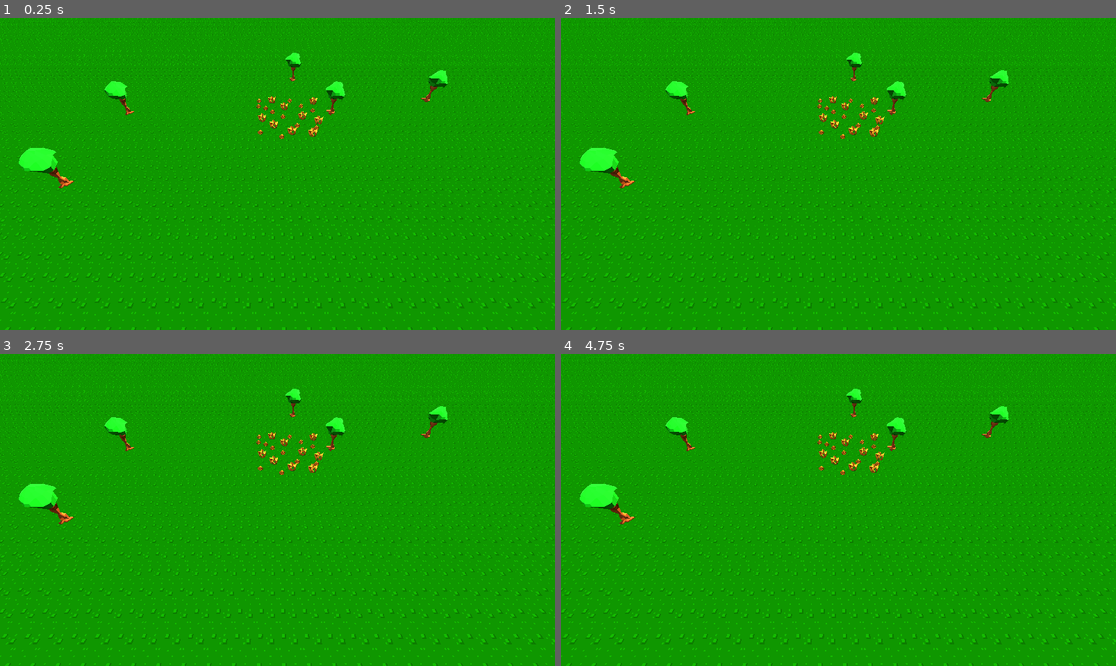
Above: before the commit, frames 1-4 (two rows, left to right).
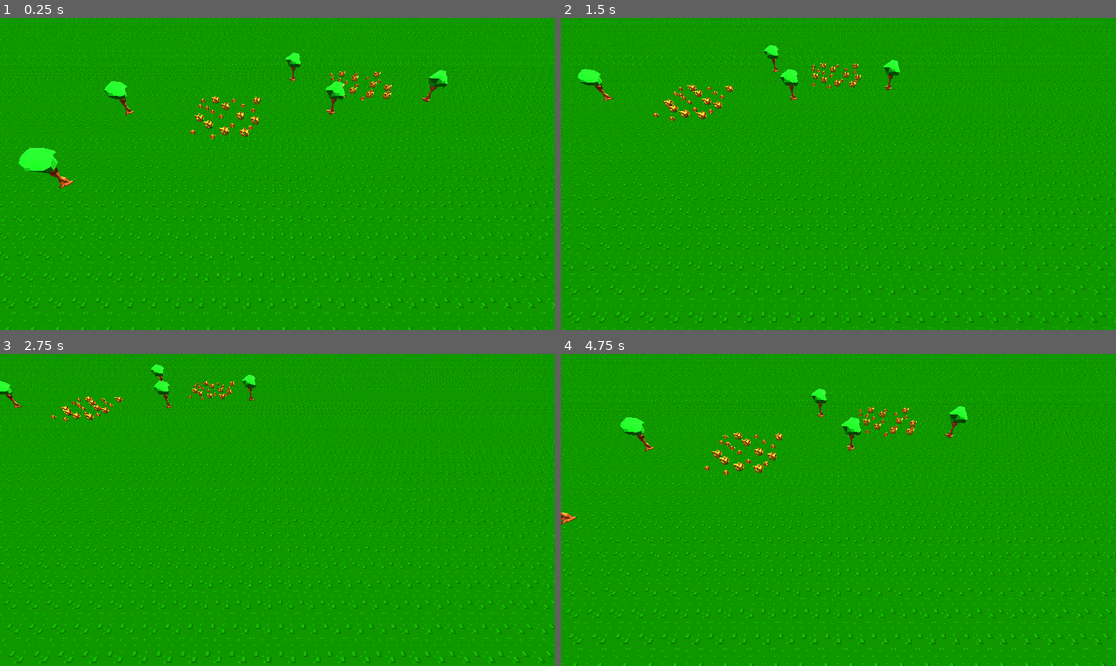
Above: after the commit, the same moments.

Repository: BH3Panzer/EE-Beyond-A-Dream
Game: Godot game, scene res://src/scene/main.tscn
Two runs of this game, one before a commit and one after it. Both use one fixed random seed, a clock stepped at 60 frames per second and the inputs below.
Inputs (mouse positions are in pixels of both pictures, inside the frame that each line leads up to):
- Up to frame 1 (0.25 s): no input
- Up to frame 2 (1.5 s): tap Enter at 0.5 s; move the mouse to (960, 158) at 0.52 s; hold Right (rightKey, bound only after the commit) 0.53-1.28 s; move the mouse to (727, 189) at 1.27 s; hold Down (downKey, bound only after the commit) from 1.28 s (still down)
- Up to frame 3 (2.75 s): move the mouse to (333, 441) at 2.02 s; release Down (downKey, bound only after the commit) at 2.03 s; hold Right (rightKey, bound only after the commit) from 2.03 s (still down)
- Up to frame 4 (4.75 s): move the mouse to (810, 572) at 2.77 s; release Right (rightKey, bound only after the commit) at 2.78 s; hold Up (upKey, bound only after the commit) 2.78-3.53 s; move the mouse to (1005, 556) at 3.52 s; hold Left (leftKey, bound only after the commit) from 3.53 s (still down); move the mouse to (672, 463) at 4.27 s

The runs differ from the first frame. In frame 1, 1.0% of the frame differs, in the area x 34-71%, y 16-39%; in frame 2, 21%; in frame 3, 22%; in frame 4, 22%, in the area x 0-100%, y 0-100%.

Commit message:
added arrow keys to camera movement

Diff:
--- a/project.godot
+++ b/project.godot
@@ -37,6 +37,29 @@
 "roughness/src_normal": ""
 }
 
+[input]
+
+upKey={
+"deadzone": 0.5,
+"events": [Object(InputEventKey,"resource_local_to_scene":false,"resource_name":"","device":-1,"window_id":0,"alt_pressed":false,"shift_pressed":false,"ctrl_pressed":false,"meta_pressed":false,"pressed":false,"keycode":0,"physical_keycode":4194320,"key_label":0,"unicode":0,"location":0,"echo":false,"script":null)
+]
+}
+downKey={
+"deadzone": 0.5,
+"events": [Object(InputEventKey,"resource_local_to_scene":false,"resource_name":"","device":-1,"window_id":0,"alt_pressed":false,"shift_pressed":false,"ctrl_pressed":false,"meta_pressed":false,"pressed":false,"keycode":0,"physical_keycode":4194322,"key_label":0,"unicode":0,"location":0,"echo":false,"script":null)
+]
+}
+leftKey={
+"deadzone": 0.5,
+"events": [Object(InputEventKey,"resource_local_to_scene":false,"resource_name":"","device":-1,"window_id":0,"alt_pressed":false,"shift_pressed":false,"ctrl_pressed":false,"meta_pressed":false,"pressed":false,"keycode":0,"physical_keycode":4194319,"key_label":0,"unicode":0,"location":0,"echo":false,"script":null)
+]
+}
+rightKey={
+"deadzone": 0.5,
+"events": [Object(InputEventKey,"resource_local_to_scene":false,"resource_name":"","device":-1,"window_id":0,"alt_pressed":false,"shift_pressed":false,"ctrl_pressed":false,"meta_pressed":false,"pressed":false,"keycode":0,"physical_keycode":4194321,"key_label":0,"unicode":0,"location":0,"echo":false,"script":null)
+]
+}
+
 [rendering]
 
 textures/canvas_textures/default_texture_filter=0
--- a/src/scene/main.tscn
+++ b/src/scene/main.tscn
@@ -64,4 +64,7 @@
 transform = Transform3D(1, 0, 0, 0, 1, 0, 0, 0, 1, -5.41625, 2.08165e-12, 3.59294)
 
 [node name="blockbench_export6" parent="." instance=ExtResource("4_wk747")]
-transform = Transform3D(0.5, 0, 0, 0, 0.5, 0, 0, 0, 0.5, 0.382477, 0, 0.615198)
+transform = Transform3D(0.5, 0, 0, 0, 0.5, 0, 0, 0, 0.5, 3.60555, 0, -1.79114)
+
+[node name="blockbench_export7" parent="." instance=ExtResource("4_wk747")]
+transform = Transform3D(0.5, 0, 0, 0, 0.5, 0, 0, 0, 0.5, -1.79773, 0, 0.615198)
--- a/src/scripts/Camera.gd
+++ b/src/scripts/Camera.gd
@@ -8,14 +8,14 @@
 
 # Called every frame. 'delta' is the elapsed time since the previous frame.
 func _process(delta):
-	if get_viewport().get_mouse_position().x > get_viewport().size.x/32*30:
+	if get_viewport().get_mouse_position().x > get_viewport().size.x/32*30 || Input.is_action_pressed("rightKey"):
 		get_parent_node_3d().position.x += camera_speed * delta
 
-	elif get_viewport().get_mouse_position().x < get_viewport().size.x/32*2:
+	if get_viewport().get_mouse_position().x < get_viewport().size.x/32*2 || Input.is_action_pressed("leftKey"):
 		get_parent_node_3d().position.x -= camera_speed * delta
 
-	elif get_viewport().get_mouse_position().y < get_viewport().size.y/32*2:
+	if get_viewport().get_mouse_position().y < get_viewport().size.y/32*2 || Input.is_action_pressed("upKey"):
 		get_parent_node_3d().position.z -= camera_speed * delta
 
-	elif get_viewport().get_mouse_position().y > get_viewport().size.y/32*30:
+	if get_viewport().get_mouse_position().y > get_viewport().size.y/32*30 || Input.is_action_pressed("downKey"):
 		get_parent_node_3d().position.z += camera_speed * delta
Not shown, changed: assets/models/arbre_0.png.import
Not shown, changed: assets/models/arbre_1.png.import
Not shown, changed: assets/models/foodSpot_0.png.import
